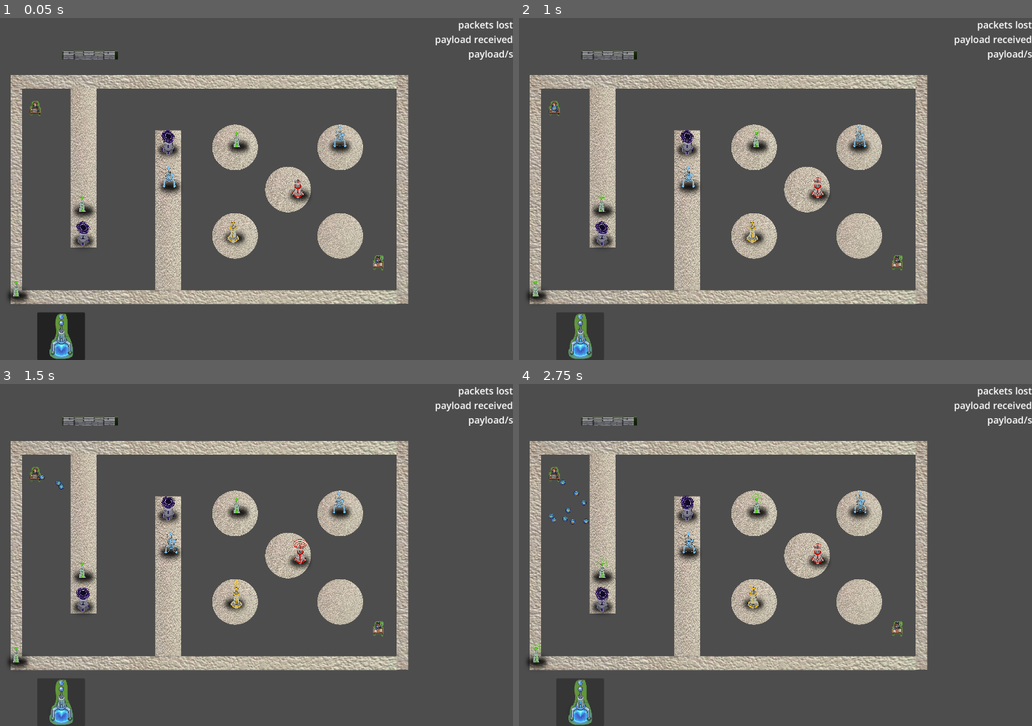
Above: before the commit, frames 1-4 (two rows, left to right).
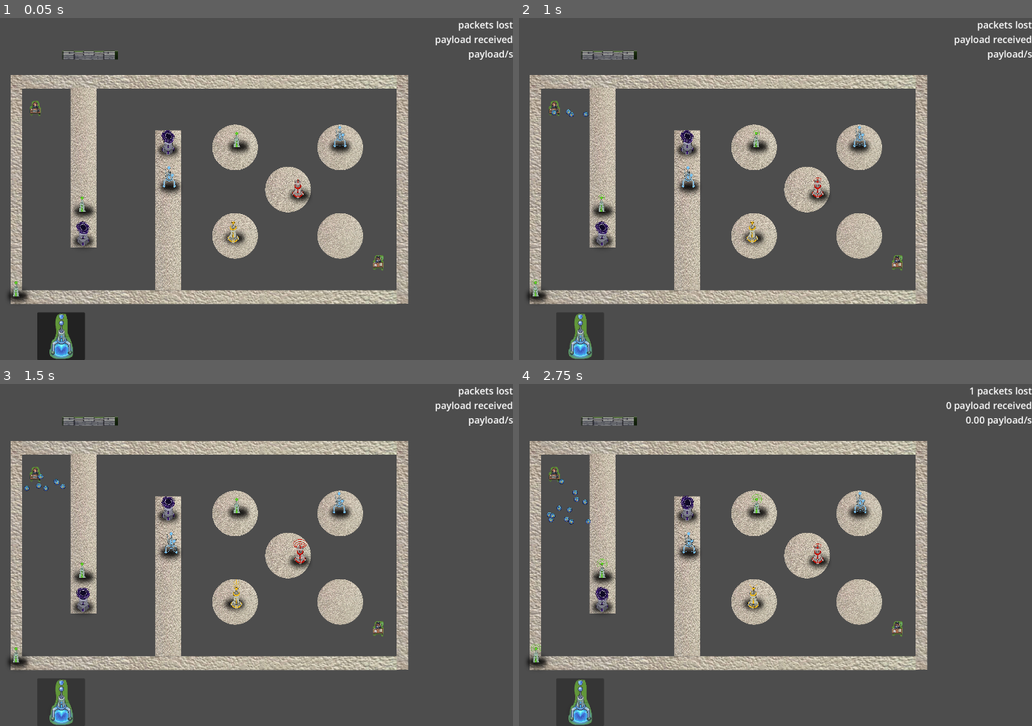
Above: after the commit, the same moments.

Repository: ryupold/ld59
Game: Godot game, scene res://scenes/test_sender.tscn
Two runs of this game, one before a commit and one after it. Both use one fixed random seed, a clock stepped at 60 frames per second and the inputs below. The engine's default icon, where the game draws it, is replaced by a stand-in: a white triangle on a blue panel in a dark square.
Inputs (mouse positions are in pixels of both pictures, inside the frame that each line leads up to):
- Up to frame 1 (0.05 s): no input
- Up to frame 2 (1 s): click (580, 336) at 0.5 s
- Up to frame 3 (1.5 s): click (61, 702) at 1.25 s
- Up to frame 4 (2.75 s): click (580, 702) at 2 s

Frame 1 is identical in both runs. In frame 2, less than 0.1% of the frame differs, in the area x 6-14%, y 25-29%; in frame 3, less than 0.1%; in frame 4, 0.3%, in the area x 5-100%, y 0-42%.

Commit message:
export sender time interval from timer

Diff:
--- a/ld59-game/entities/sender/sender.gd
+++ b/ld59-game/entities/sender/sender.gd
@@ -3,7 +3,12 @@
 @export var packetScene: PackedScene = preload("res://entities/packet/packet.tscn")
 @export var packetParent: Node2D
 @export var spawnDistance: float
-@export var spawnInterval: float = 1.0
+@export var spawnInterval: float = 1:
+	get:
+		return $PacketCreationTimer.wait_time
+	set(value):
+		$PacketCreationTimer.wait_time = value
+
 @export var spawnImpulse: float = 1000
 @export var spawnAngleMin: float = 0
 @export var spawnAngleMax: float = PI/2
@@ -12,7 +17,6 @@
 
 func _ready():
 	_spawnAngle = spawnAngleMin
-	$PacketCreationTimer.wait_time = spawnInterval
 	$PacketCreationTimer.timeout.connect(createPacket)
 
 func _physics_process(delta):
